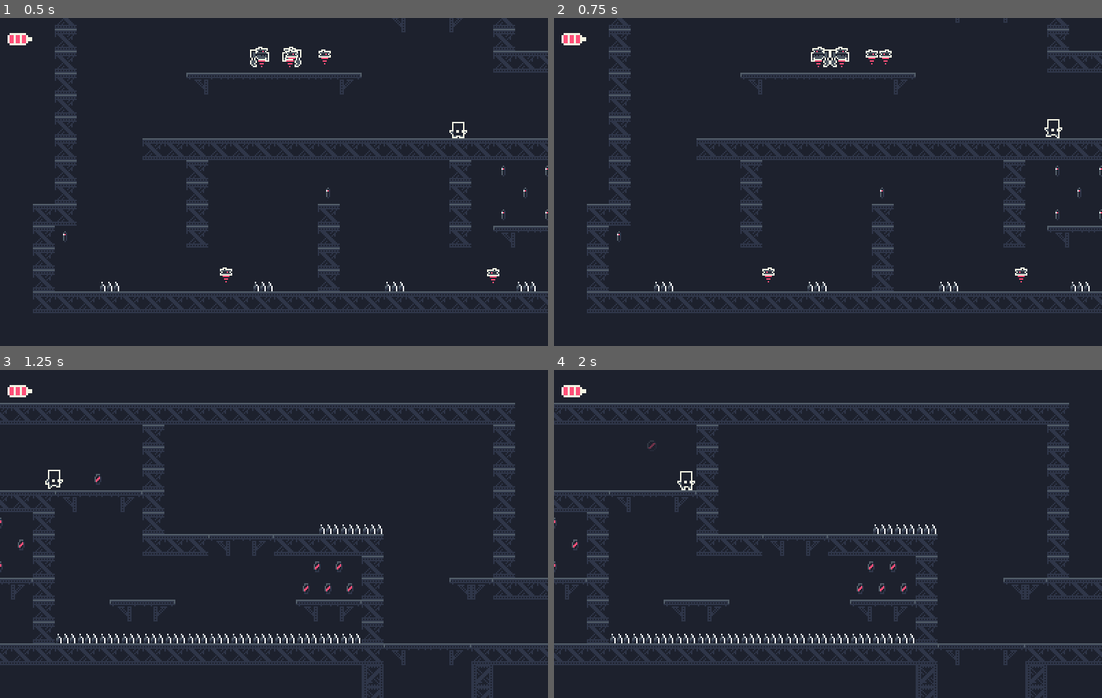
Above: before the commit, frames 1-4 (two rows, left to right).
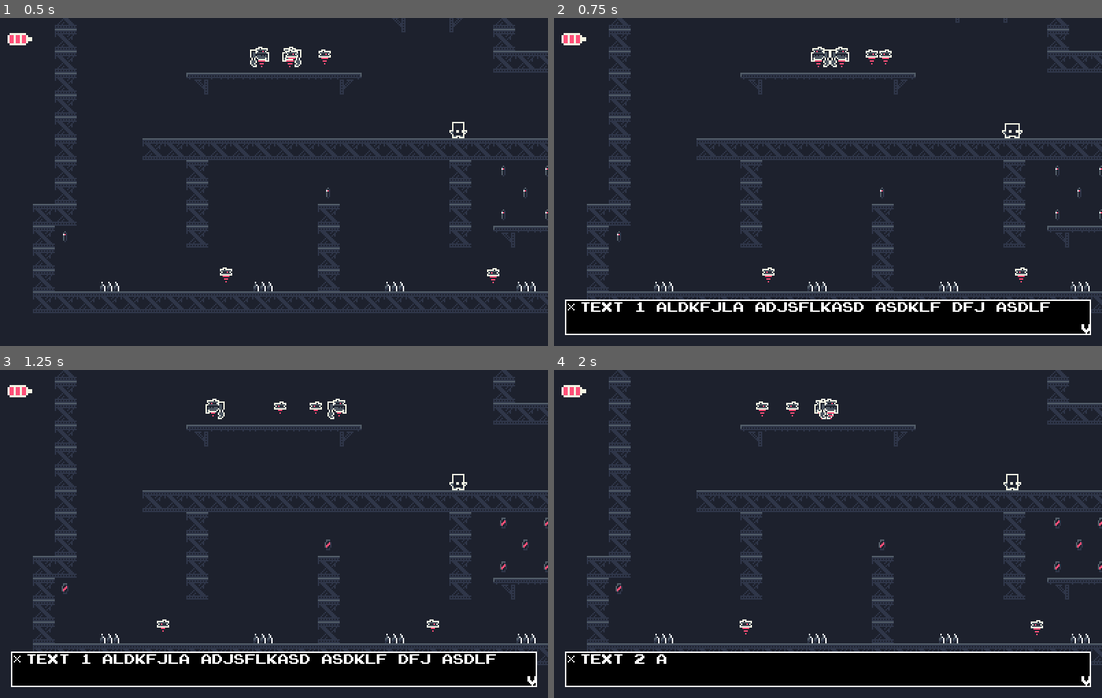
Above: after the commit, the same moments.

Repository: Nanoparty/EchoStation
Game: Godot game, scene res://src/Main/Game.tscn
Two runs of this game, one before a commit and one after it. Both use one fixed random seed, a clock stepped at 60 frames per second and the inputs below.
Inputs:
- Up to frame 1 (0.5 s): no input
- Up to frame 2 (0.75 s): tap Enter (ui_accept) at 0.5, 0.6 s; hold Right (move_right) from 0.53 s (still down)
- Up to frame 3 (1.25 s): keep holding Right (move_right); tap Up (jump) at 0.77 s
- Up to frame 4 (2 s): keep holding Right (move_right); tap S (crouch) at 1.35 s; tap Up (jump) at 1.52 s; tap Enter (ui_accept) at 1.55 s

Frame 1 is identical in both runs. In frame 2, 11% of the frame differs, in the area x 2-98%, y 30-97%; in frame 3, 27%, in the area x 0-100%, y 0-100%; in frame 4, 27%.

Commit message:
added text boxes

Diff:
--- a/src/Actors/Player.gd
+++ b/src/Actors/Player.gd
@@ -17,12 +17,15 @@
 onready var gun = sprite.get_node(@"Gun")
 onready var detector = $DamageDetector
 onready var hpBar = $UI/HpSprite
+onready var textBox = $UI/Textbox
 
 onready var health = 3
 onready var dead = false
 onready var jumpCount = 0
 onready var canDoubleJump = true
 onready var canShoot = true
+
+onready var canMove = true
 
 onready var key1 = false
 onready var key2 = false
@@ -64,8 +67,14 @@
 #   you can easily move individual functions.
 func _physics_process(_delta):
 
-	if dead:
+	if dead or textBox.pause:
 		return
+
+	if Input.is_action_just_pressed("ui_accept"):
+		textBox.queue_text("Text 1 aldkfjla adjsflkasd asdklf dfj asdlf")
+		textBox.queue_text("Text 2 aldkfjla adjsflkasd asdklf dfj asdlf")
+		textBox.queue_text("Text 3 aldkfjla adjsflkasd asdklf dfj asdlf")
+		textBox.queue_text("Text 4 aldkfjla adjsflkasd asdklf dfj asdlf")
 
 	var falling = false
 	# Fall through platforms
--- a/src/Actors/Player.tscn
+++ b/src/Actors/Player.tscn
@@ -15,6 +15,8 @@
 [ext_resource path="res://src/Actors/Effects/Explosion.tscn" type="PackedScene" id=13]
 [ext_resource path="res://src/Actors/Effects/Explode.tscn" type="PackedScene" id=14]
 [ext_resource path="res://assets/art/enemy/explosion.png" type="Texture" id=15]
+[ext_resource path="res://assets/art/environment/light_circle.png" type="Texture" id=16]
+[ext_resource path="res://src/Actors/Textbox.gd" type="Script" id=17]
 
 [sub_resource type="Animation" id=1]
 resource_name = "crouch"
@@ -244,6 +246,20 @@
 
 [sub_resource type="RectangleShape2D" id=11]
 extents = Vector2( 7.5, 7.5 )
+
+[sub_resource type="StyleBoxFlat" id=15]
+bg_color = Color( 0, 0, 0, 1 )
+border_width_left = 2
+border_width_top = 2
+border_width_right = 2
+border_width_bottom = 2
+border_color = Color( 1, 1, 1, 1 )
+
+[sub_resource type="DynamicFontData" id=16]
+font_path = "res://assets/fonts/Emulogic-zrEw.ttf"
+
+[sub_resource type="DynamicFont" id=17]
+font_data = SubResource( 16 )
 
 [sub_resource type="RectangleShape2D" id=14]
 extents = Vector2( 7.5, 10 )
@@ -360,6 +376,66 @@
 hframes = 4
 frame = 3
 
+[node name="Textbox" type="Node" parent="UI"]
+script = ExtResource( 17 )
+
+[node name="TextboxContainer" type="MarginContainer" parent="UI/Textbox"]
+anchor_top = 1.0
+anchor_right = 1.0
+anchor_bottom = 1.0
+margin_left = 16.0
+margin_top = -68.0
+margin_right = -16.0
+margin_bottom = -16.0
+
+[node name="Panel" type="Panel" parent="UI/Textbox/TextboxContainer"]
+margin_right = 768.0
+margin_bottom = 52.0
+custom_styles/panel = SubResource( 15 )
+
+[node name="MarginContainer" type="MarginContainer" parent="UI/Textbox/TextboxContainer"]
+margin_right = 768.0
+margin_bottom = 52.0
+
+[node name="Panel" type="Panel" parent="UI/Textbox/TextboxContainer/MarginContainer"]
+visible = false
+margin_right = 768.0
+margin_bottom = 52.0
+
+[node name="HBoxContainer" type="HBoxContainer" parent="UI/Textbox/TextboxContainer/MarginContainer"]
+margin_right = 768.0
+margin_bottom = 52.0
+
+[node name="Start" type="Label" parent="UI/Textbox/TextboxContainer/MarginContainer/HBoxContainer"]
+margin_right = 16.0
+margin_bottom = 20.0
+size_flags_vertical = 0
+custom_fonts/font = SubResource( 17 )
+text = "*"
+
+[node name="Label" type="Label" parent="UI/Textbox/TextboxContainer/MarginContainer/HBoxContainer"]
+margin_left = 20.0
+margin_right = 748.0
+margin_bottom = 52.0
+size_flags_horizontal = 3
+size_flags_vertical = 3
+custom_fonts/font = SubResource( 17 )
+text = "Placeholder Text! The quick brown fox ju"
+autowrap = true
+clip_text = true
+
+[node name="End" type="Label" parent="UI/Textbox/TextboxContainer/MarginContainer/HBoxContainer"]
+margin_left = 752.0
+margin_top = 32.0
+margin_right = 768.0
+margin_bottom = 52.0
+rect_min_size = Vector2( 16, 20 )
+size_flags_vertical = 8
+custom_fonts/font = SubResource( 17 )
+text = "v"
+
+[node name="Tween" type="Tween" parent="UI/Textbox"]
+
 [node name="Explosion" parent="." instance=ExtResource( 13 )]
 texture = ExtResource( 15 )
 
@@ -380,5 +456,11 @@
 scale = Vector2( 0.8, 0.8 )
 shape = SubResource( 14 )
 
+[node name="Light2D" type="Light2D" parent="."]
+visible = false
+texture = ExtResource( 16 )
+texture_scale = 2.0
+
+[connection signal="tween_all_completed" from="UI/Textbox/Tween" to="UI/Textbox" method="_on_Tween_tween_all_completed"]
 [connection signal="timeout" from="PlatformTimer" to="." method="_on_PlatformTimer_timeout"]
 [connection signal="body_entered" from="DamageDetector" to="." method="_on_DamageDetector_body_entered"]
--- /dev/null
+++ b/src/Actors/Textbox.gd
@@ -0,0 +1,80 @@
+extends Node
+
+const READ_RATE = 0.05
+
+onready var textbox_container = $TextboxContainer
+onready var start_symbol = $TextboxContainer/MarginContainer/HBoxContainer/Start
+onready var end_symbol = $TextboxContainer/MarginContainer/HBoxContainer/End
+onready var label = $TextboxContainer/MarginContainer/HBoxContainer/Label
+
+onready var pause = false
+
+enum State {
+	READY,
+	READING,
+	FINISHED
+}
+
+var current_state = State.READY
+var text_queue = []
+
+func _ready():
+	print("Starting state: State.READY")
+	hide_textbox()
+
+
+func _process(delta):
+	match current_state:
+		State.READY:
+			if !text_queue.empty():
+				pause = true
+				display_text()
+		State.READING:
+			if Input.is_action_just_pressed("ui_accept"):
+				label.percent_visible = 1.0
+				$Tween.stop_all()
+				end_symbol.text = "v"
+				change_state(State.FINISHED)
+		State.FINISHED:
+			if Input.is_action_just_pressed("ui_accept"):
+				change_state(State.READY)
+				if text_queue.empty():
+					pause = false
+					hide_textbox()
+
+func queue_text(next_text):
+	text_queue.push_back(next_text)
+
+func hide_textbox():
+	start_symbol.text = ""
+	end_symbol.text = ""
+	label.text = ""
+	textbox_container.hide()
+
+func show_textbox():
+	start_symbol.text = "*"
+	textbox_container.show()
+
+func display_text():
+	var next_text = text_queue.pop_front()
+	label.text = next_text
+	label.percent_visible = 0.0
+	change_state(State.READING)
+	show_textbox()
+	$Tween.interpolate_property(label, "percent_visible", 0.0, 1.0, len(next_text) * READ_RATE, Tween.TRANS_LINEAR, Tween.EASE_IN_OUT)
+	$Tween.start()
+
+
+func _on_Tween_tween_all_completed():
+	end_symbol.text = "v"
+	change_state(State.FINISHED)
+
+func change_state(next_state):
+	current_state = next_state
+	match current_state:
+		State.READY:
+			print("Changing state to READY")
+		State.READING:
+			print("Changing state to READING")
+		State.FINISHED:
+			print("Changing state to FINISHED")
--- a/src/Level/MainTiles.tres
+++ b/src/Level/MainTiles.tres
@@ -1,7 +1,10 @@
-[gd_resource type="TileSet" load_steps=35 format=2]
+[gd_resource type="TileSet" load_steps=43 format=2]
 
 [ext_resource path="res://assets/art/tileset/industrial.png" type="Texture" id=1]
 
+[sub_resource type="OccluderPolygon2D" id=37]
+polygon = PoolVector2Array( 0, 0, 16, 0, 16, 16, 0, 16 )
+
 [sub_resource type="ConvexPolygonShape2D" id=3]
 points = PoolVector2Array( 0, 0, 16, 0, 16, 16, 0, 16 )
 
@@ -11,8 +14,17 @@
 [sub_resource type="ConvexPolygonShape2D" id=6]
 points = PoolVector2Array( 0, 0, 16, 0, 16, 16, 0, 16 )
 
+[sub_resource type="OccluderPolygon2D" id=38]
+polygon = PoolVector2Array( 0, 0, 16, 0, 16, 16, 0, 16 )
+
+[sub_resource type="OccluderPolygon2D" id=39]
+polygon = PoolVector2Array( 0, 0, 16, 0, 16, 16, 0, 16 )
+
 [sub_resource type="ConvexPolygonShape2D" id=7]
 points = PoolVector2Array( 0, 0, 16, 0, 16, 16, 0, 16 )
+
+[sub_resource type="OccluderPolygon2D" id=40]
+polygon = PoolVector2Array( 0, 0, 16, 0, 16, 16, 0, 16 )
 
 [sub_resource type="ConvexPolygonShape2D" id=8]
 points = PoolVector2Array( 0, 0, 16, 0, 16, 16, 0, 16 )
@@ -86,17 +98,29 @@
 [sub_resource type="ConvexPolygonShape2D" id=25]
 points = PoolVector2Array( 16, 0, 0, 0, 0, 0, 16, 0 )
 
+[sub_resource type="OccluderPolygon2D" id=41]
+polygon = PoolVector2Array( 0, 0, 16, 0, 16, 16, 0, 16 )
+
 [sub_resource type="ConvexPolygonShape2D" id=32]
 points = PoolVector2Array( 0, 0, 16, 0, 16, 16, 0, 16 )
 
+[sub_resource type="OccluderPolygon2D" id=42]
+polygon = PoolVector2Array( 0, 0, 16, 0, 16, 16, 0, 16 )
+
 [sub_resource type="ConvexPolygonShape2D" id=33]
 points = PoolVector2Array( 0, 0, 16, 0, 16, 16, 0, 16 )
 
 [sub_resource type="ConvexPolygonShape2D" id=34]
 points = PoolVector2Array( 0, 0, 16, 0, 16, 16, 0, 16 )
 
+[sub_resource type="OccluderPolygon2D" id=43]
+polygon = PoolVector2Array( 0, 0, 16, 0, 16, 16, 0, 16 )
+
 [sub_resource type="ConvexPolygonShape2D" id=35]
 points = PoolVector2Array( 0, 0, 16, 0, 16, 16, 0, 16 )
+
+[sub_resource type="OccluderPolygon2D" id=44]
+polygon = PoolVector2Array( 0, 0, 16, 0, 16, 16, 0, 16 )
 
 [sub_resource type="ConvexPolygonShape2D" id=36]
 points = PoolVector2Array( 0, 0, 16, 0, 16, 16, 0, 16 )
@@ -109,6 +133,7 @@
 0/region = Rect2( 208, 0, 16, 16 )
 0/tile_mode = 0
 0/occluder_offset = Vector2( 0, 0 )
+0/occluder = SubResource( 37 )
 0/navigation_offset = Vector2( 0, 0 )
 0/shape_offset = Vector2( 0, 0 )
 0/shape_transform = Transform2D( 1, 0, 0, 1, 0, 0 )
@@ -157,6 +182,7 @@
 2/region = Rect2( 192, 0, 16, 16 )
 2/tile_mode = 0
 2/occluder_offset = Vector2( 0, 0 )
+2/occluder = SubResource( 39 )
 2/navigation_offset = Vector2( 0, 0 )
 2/shape_offset = Vector2( 0, 0 )
 2/shape_transform = Transform2D( 1, 0, 0, 1, 0, 0 )
@@ -178,6 +204,7 @@
 3/region = Rect2( 240, 0, 16, 16 )
 3/tile_mode = 0
 3/occluder_offset = Vector2( 0, 0 )
+3/occluder = SubResource( 40 )
 3/navigation_offset = Vector2( 0, 0 )
 3/shape_offset = Vector2( 0, 0 )
 3/shape_transform = Transform2D( 1, 0, 0, 1, 0, 0 )
@@ -1134,6 +1161,7 @@
 58/region = Rect2( 304, 0, 16, 16 )
 58/tile_mode = 0
 58/occluder_offset = Vector2( 0, 0 )
+58/occluder = SubResource( 41 )
 58/navigation_offset = Vector2( 0, 0 )
 58/shape_offset = Vector2( 0, 0 )
 58/shape_transform = Transform2D( 1, 0, 0, 1, 0, 0 )
@@ -1155,6 +1183,7 @@
 59/region = Rect2( 336, 0, 16, 16 )
 59/tile_mode = 0
 59/occluder_offset = Vector2( 0, 0 )
+59/occluder = SubResource( 42 )
 59/navigation_offset = Vector2( 0, 0 )
 59/shape_offset = Vector2( 0, 0 )
 59/shape_transform = Transform2D( 1, 0, 0, 1, 0, 0 )
@@ -1182,6 +1211,7 @@
 60/region = Rect2( 336, 16, 16, 16 )
 60/tile_mode = 0
 60/occluder_offset = Vector2( 0, 0 )
+60/occluder = SubResource( 43 )
 60/navigation_offset = Vector2( 0, 0 )
 60/shape_offset = Vector2( 0, 0 )
 60/shape_transform = Transform2D( 1, 0, 0, 1, 0, 0 )
@@ -1203,6 +1233,7 @@
 61/region = Rect2( 320, 0, 16, 16 )
 61/tile_mode = 0
 61/occluder_offset = Vector2( 0, 0 )
+61/occluder = SubResource( 44 )
 61/navigation_offset = Vector2( 0, 0 )
 61/shape_offset = Vector2( 0, 0 )
 61/shape_transform = Transform2D( 1, 0, 0, 1, 0, 0 )
@@ -1777,3 +1808,18 @@
 101/shape_one_way_margin = 0.0
 101/shapes = [  ]
 101/z_index = 0
+102/name = "industrial.png 102"
+102/texture = ExtResource( 1 )
+102/tex_offset = Vector2( 0, 0 )
+102/modulate = Color( 1, 1, 1, 1 )
+102/region = Rect2( 208, 0, 16, 16 )
+102/tile_mode = 0
+102/occluder_offset = Vector2( 0, 0 )
+102/occluder = SubResource( 38 )
+102/navigation_offset = Vector2( 0, 0 )
+102/shape_offset = Vector2( 0, 0 )
+102/shape_transform = Transform2D( 1, 0, 0, 1, 0, 0 )
+102/shape_one_way = false
+102/shape_one_way_margin = 0.0
+102/shapes = [  ]
+102/z_index = 0
--- a/src/Level/TestLevel.tscn
+++ b/src/Level/TestLevel.tscn
@@ -182,6 +182,10 @@
 collision_mask = 0
 format = 1
 tile_data = PoolIntArray( -3211282, 0, 0, -3211281, 0, 0, -3211280, 0, 0, -3211279, 0, 0, -3211278, 0, 0, -3211277, 0,  …(34450 unchanged characters)…
+
+[node name="CanvasModulate" type="CanvasModulate" parent="TileMaps/Main TileMap"]
+visible = false
+color = Color( 0.188235, 0.188235, 0.188235, 1 )
 
 [node name="Supports" type="TileMap" parent="TileMaps"]
 visible = false
Binary file added: assets/art/environment/light_circle.png
Not shown, added: assets/art/environment/light_circle.png.import
Binary file added: assets/fonts/Emulogic-zrEw.ttf
Not shown: 1 places in src/Actors/Player.tscn that only renumber resources
